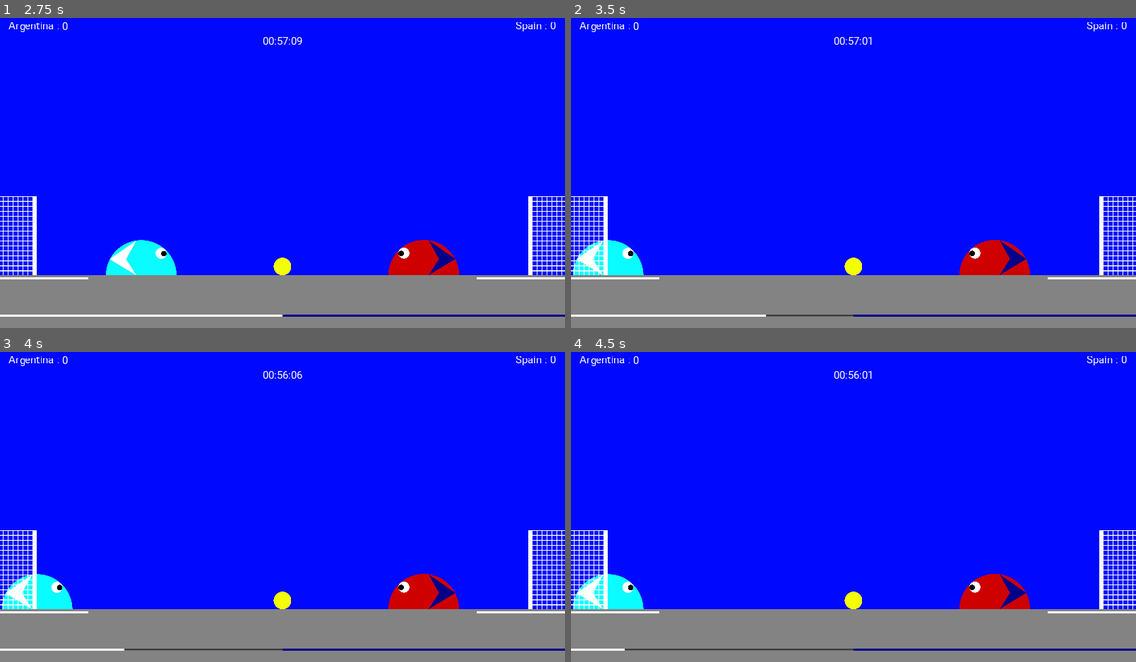
Above: before the commit, frames 1-4 (two rows, left to right).
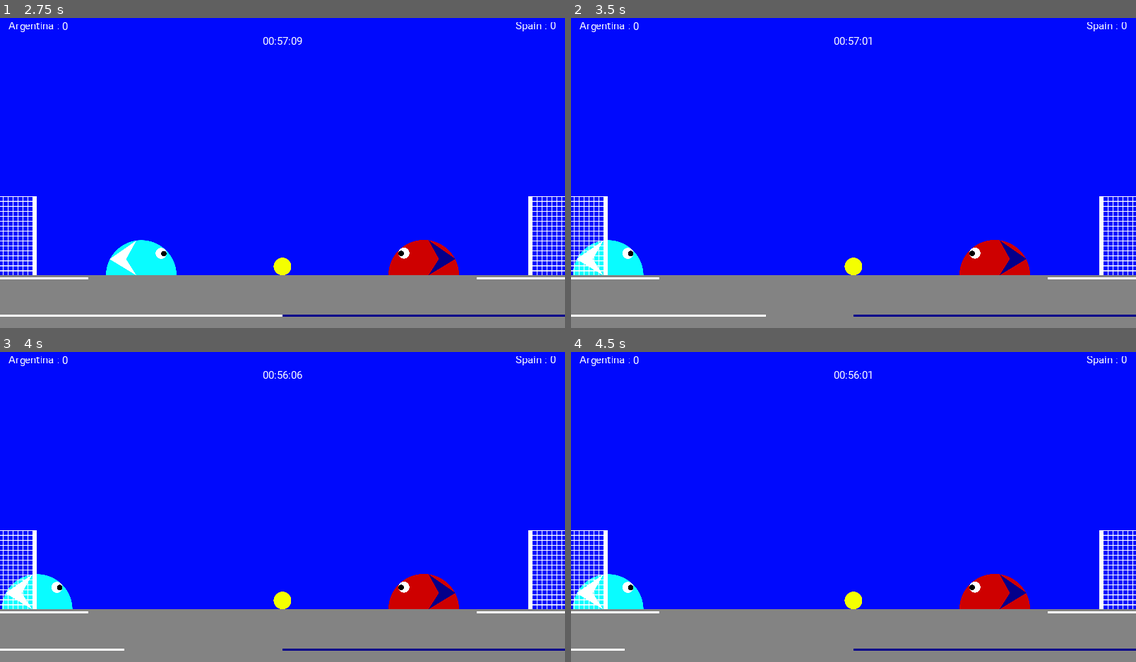
Above: after the commit, the same moments.

Repository: hectorbennett/slime-soccer
Game: Godot game, scene res://src/Main/Game.tscn
Same seed, same stepped clock (60 frames per second), same inputs: the game is played once before the commit and once after it.
Inputs:
- Up to frame 1 (2.75 s): click "1 Minute" at 0.5 s; tap Enter at 1.25 s; hold W (ui_up) from 1.28 s (still down)
- Up to frame 2 (3.5 s): tap Space at 2.75 s; release W (ui_up) at 2.78 s; hold A (ui_left) from 2.78 s (still down)
- Up to frame 3 (4 s): keep holding A (ui_left); tap Enter at 3.5 s
- Up to frame 4 (4.5 s): tap Space at 4.25 s; release A (ui_left) at 4.28 s; hold S (ui_down) from 4.28 s (still down)

Frame 1 is identical in both runs. In frame 2, 0.1% of the frame differs, in the area x 34-50%, y 95-97%; in frame 3, 0.2%; in frame 4, 0.3%, in the area x 9-50%, y 95-97%.

Commit message:
flip right goal hanging indicator

Diff:
--- a/src/Gui/Gui.tscn
+++ b/src/Gui/Gui.tscn
@@ -1,7 +1,11 @@
-[gd_scene load_steps=3 format=2]
+[gd_scene load_steps=5 format=2]
 
 [ext_resource path="res://assets/theme/theme.tres" type="Theme" id=1]
 [ext_resource path="res://src/Gui/Gui.gd" type="Script" id=3]
+
+[sub_resource type="StyleBoxEmpty" id=1]
+
+[sub_resource type="StyleBoxEmpty" id=2]
 
 [node name="GUI" type="Control"]
 pause_mode = 2
@@ -17,6 +21,7 @@
 margin_top = 552.0
 margin_right = 512.0
 margin_bottom = 555.0
+custom_styles/bg = SubResource( 1 )
 value = 100.0
 percent_visible = false
 __meta__ = {
@@ -24,10 +29,12 @@
 }
 
 [node name="RightGoalHangingProgressBar" type="ProgressBar" parent="."]
-margin_left = 512.0
+margin_left = 1024.0
 margin_top = 552.0
-margin_right = 1024.0
+margin_right = 1536.0
 margin_bottom = 555.0
+rect_scale = Vector2( -1, 1 )
+custom_styles/bg = SubResource( 2 )
 value = 100.0
 percent_visible = false
 __meta__ = {
